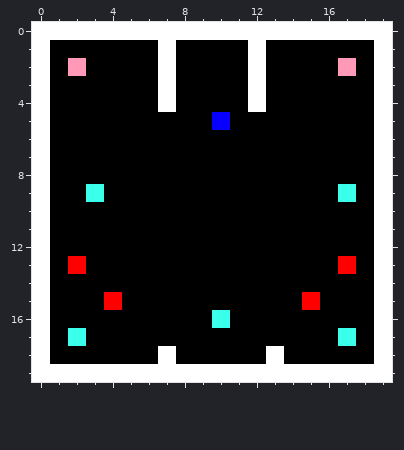
Pixel-art sprite: bin/map.png. Above, as it was before the edit.
The file is 20x20 pixels.
Now the later version:
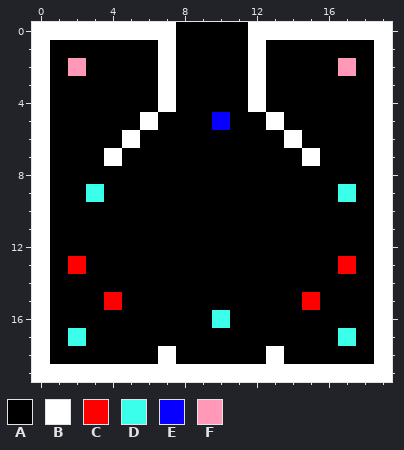
Palette (. is transparent): A #000000  B #ffffff  C #ff0000  D #3affeb  E #0800ff  F #ff99b7
Edits made:
y 0: x 8..11 BBBB -> AAAA
y 5: x 6 A -> B; x 13 A -> B
y 6: x 5 A -> B; x 14 A -> B
y 7: x 4 A -> B; x 15 A -> B
Changed places in both pictures, as pixel boxes (x1, y1, x2, y2):
changed: (104, 22, 320, 166)
